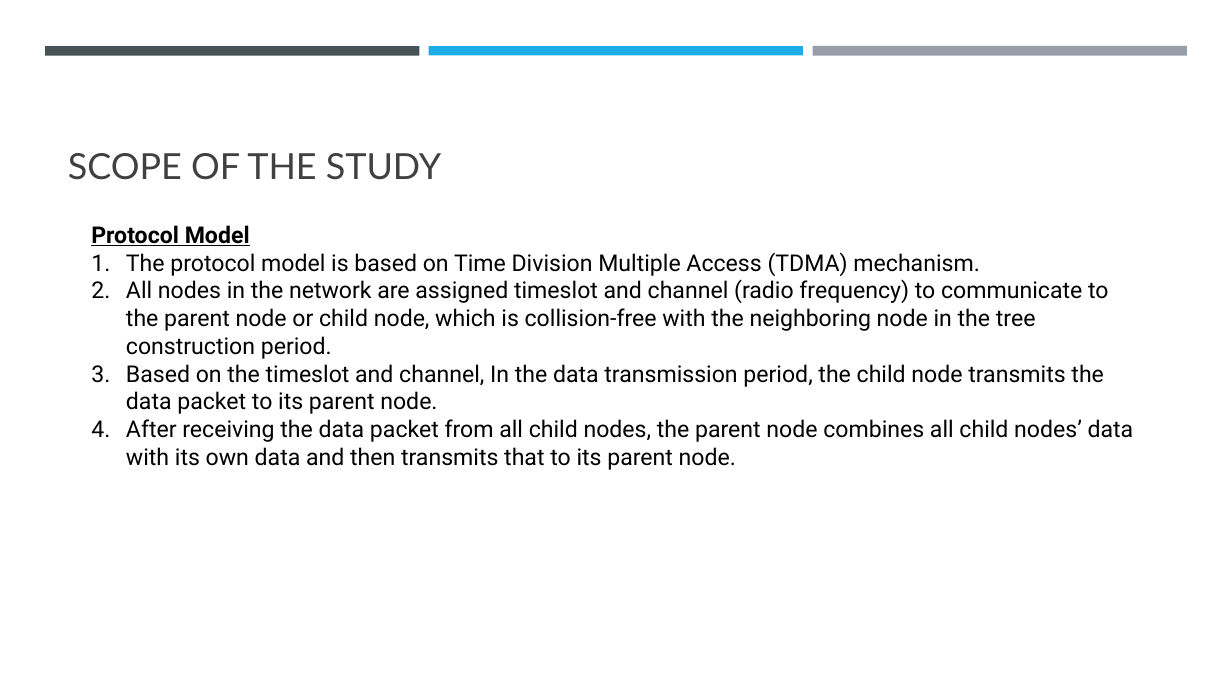
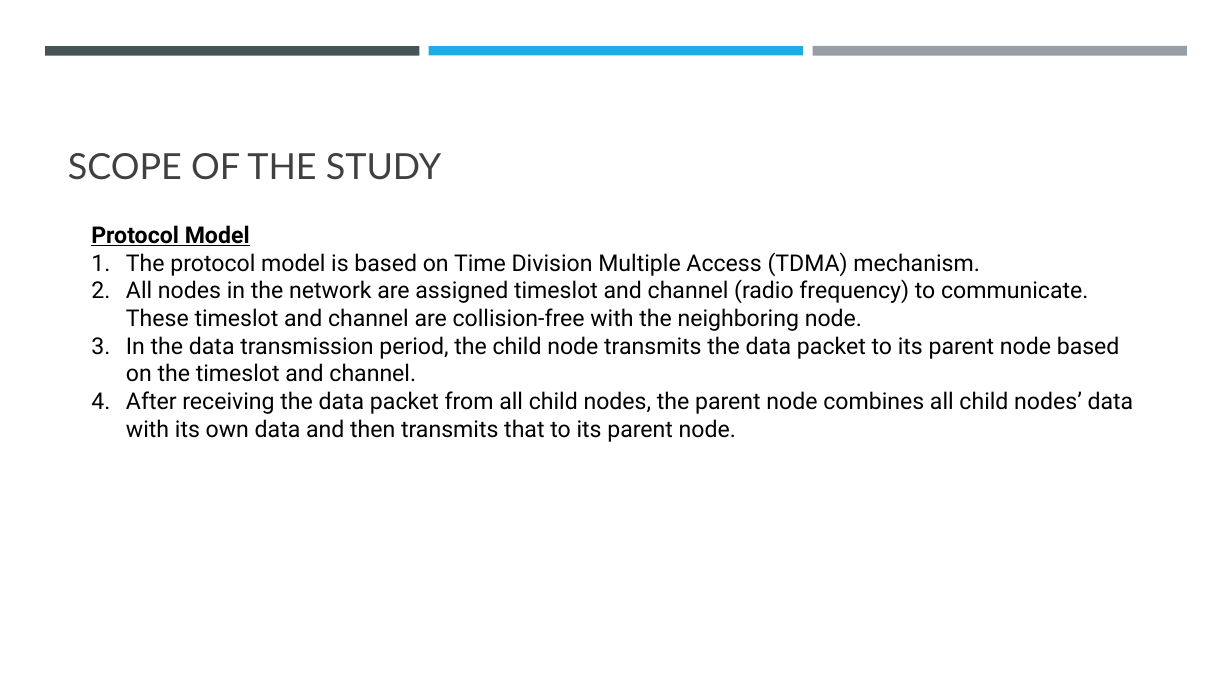
Before and after one commit to Wanarut/Review_literature, a slide deck: slide 9 of Multi-Hop LoRa Network Protocol with Minimized Latency.pptx. Drawn at 1232x693 pixels with LibreOffice and Linux fonts; fonts in the diff are those of the drawing. Boxes give left, top, right and bottom in pixels: in the first picture for what was removed or moved away, otherwise in the second. Text is boxed around its words. In the diff, an @@ line names an element or a change of style, - is before the commit and + after.

```diff
--- a/Multi-Hop LoRa Network Protocol with Minimized Latency.pptx
+++ b/Multi-Hop LoRa Network Protocol with Minimized Latency.pptx
@@ text at box(126, 279, 1120, 382): text changed @@
-2. All nodes in the network are assigned timeslot and channel (radio frequency) to communicate to the parent node or child node, which is collision-free with the neighboring node in the tree construction period.
-3. Based on the timeslot and channel, In the data transmission period, the child node transmits the data packet to its parent node.
+2. All nodes in the network are assigned timeslot and channel (radio frequency) to communicate. These timeslot and channel are collision-free with the neighboring node.
+3. In the data transmission period, the child node transmits the data packet to its parent node based on the timeslot and channel.
```
Also in this commit, not shown: 30 other slides changed, 3 slides added.
